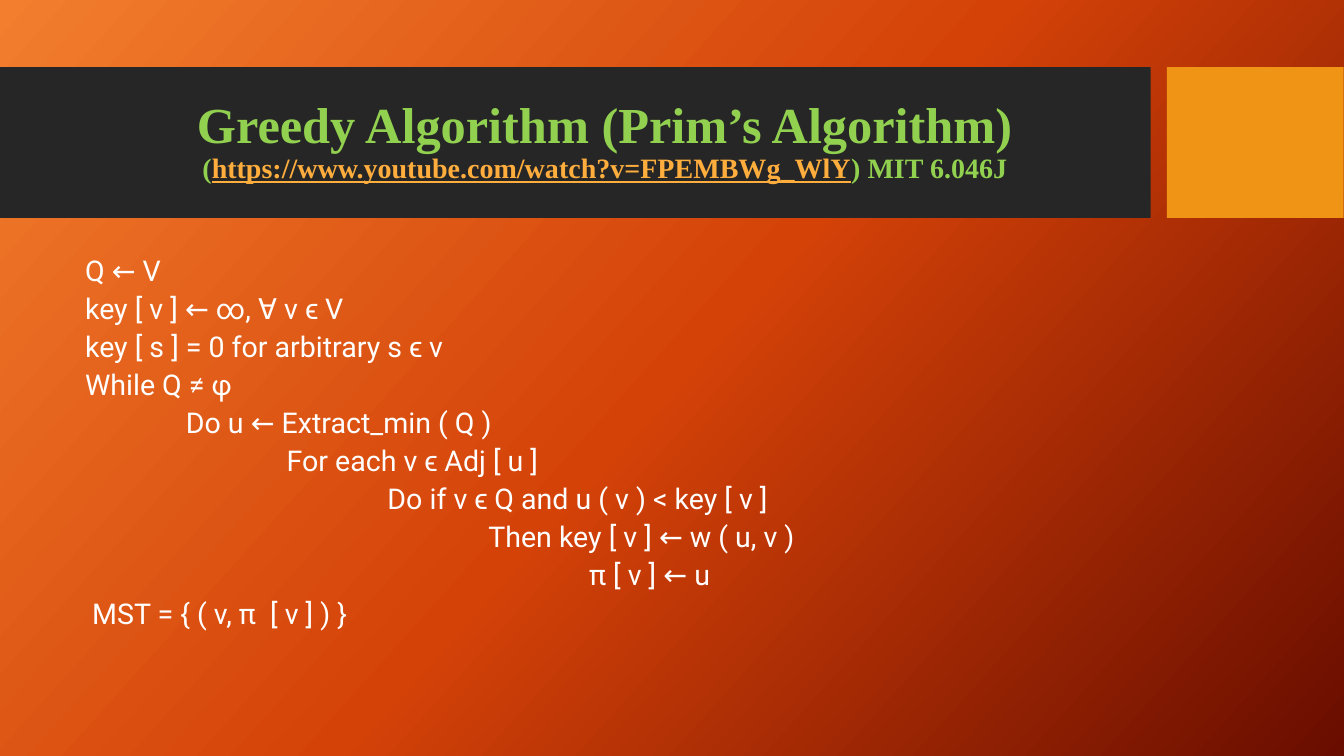
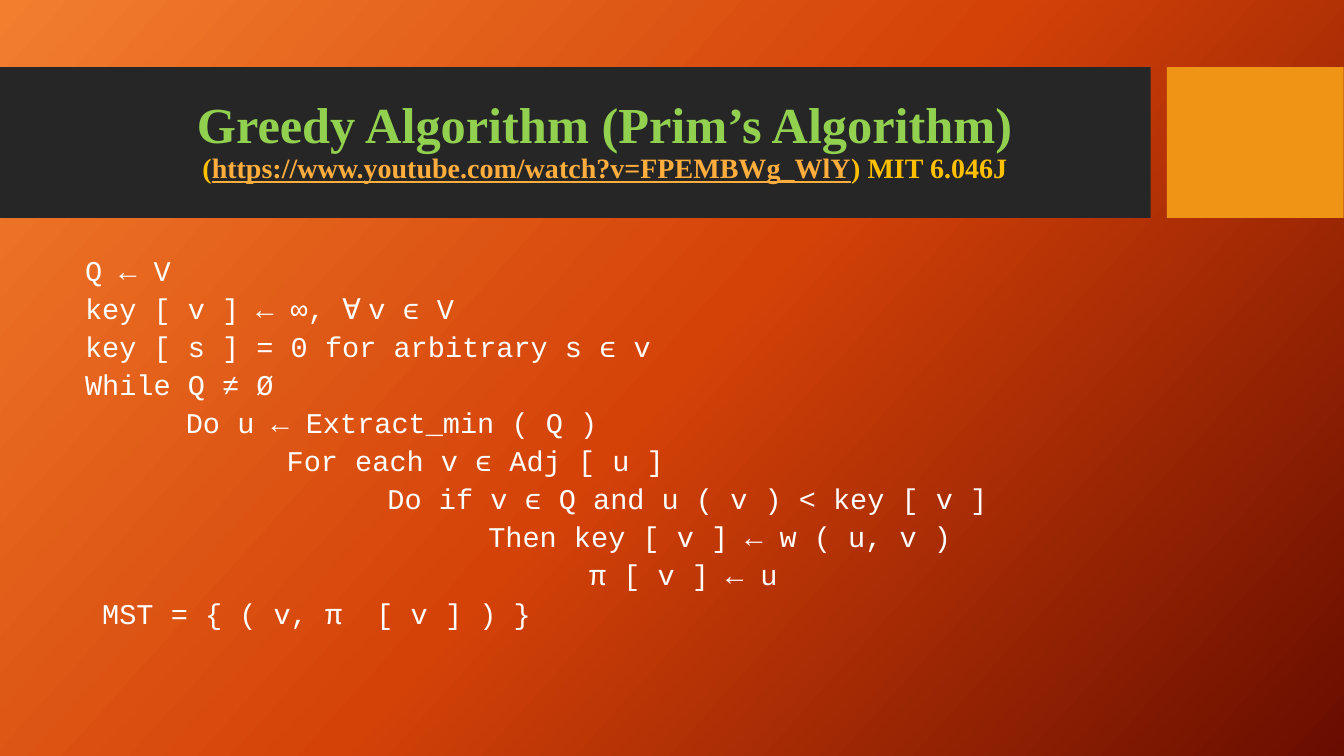
Before and after one commit to jschutkeker/AI_Cheat_Sheet, a slide deck: slide 4 of AI_Cheat_Sheet.pptx. Drawn at 1344x756 pixels with LibreOffice and Linux fonts; fonts in the diff are those of the drawing; background and template pictures are left out. Boxes give left, top, right and bottom in pixels: in the first picture for what was removed or moved away, otherwise in the second. Text is boxed around its words. In the diff, an @@ line names an element or a change of style, - is before the commit and + after.

```diff
--- a/AI_Cheat_Sheet.pptx
+++ b/AI_Cheat_Sheet.pptx
@@ title "Greedy Algorithm (Prim’s Algorithm) (https://www.youtube.com ..." at (197, 108, 1013, 184): text colour #92D050 to #FFC000 in "(https://www.youtube.com/watch?v=FPEMBWg_WlY) MIT 6.046J" @@
@@ text at (85, 262, 953, 629): font Roboto to Courier New @@
@@ text at (85, 375, 273, 401): text changed; font Roboto to Courier New @@
-While Q ≠ φ
+While Q ≠ Ø
```
Also in this commit, not shown: 2 other slides changed, 1 slide added.
